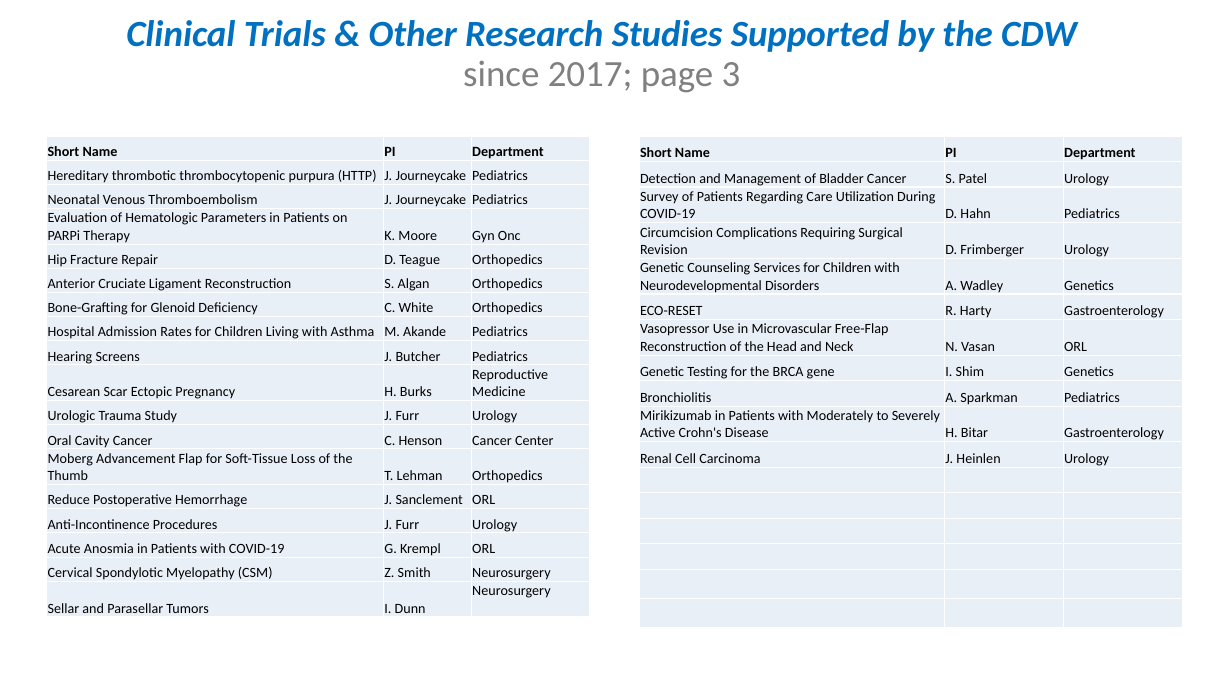
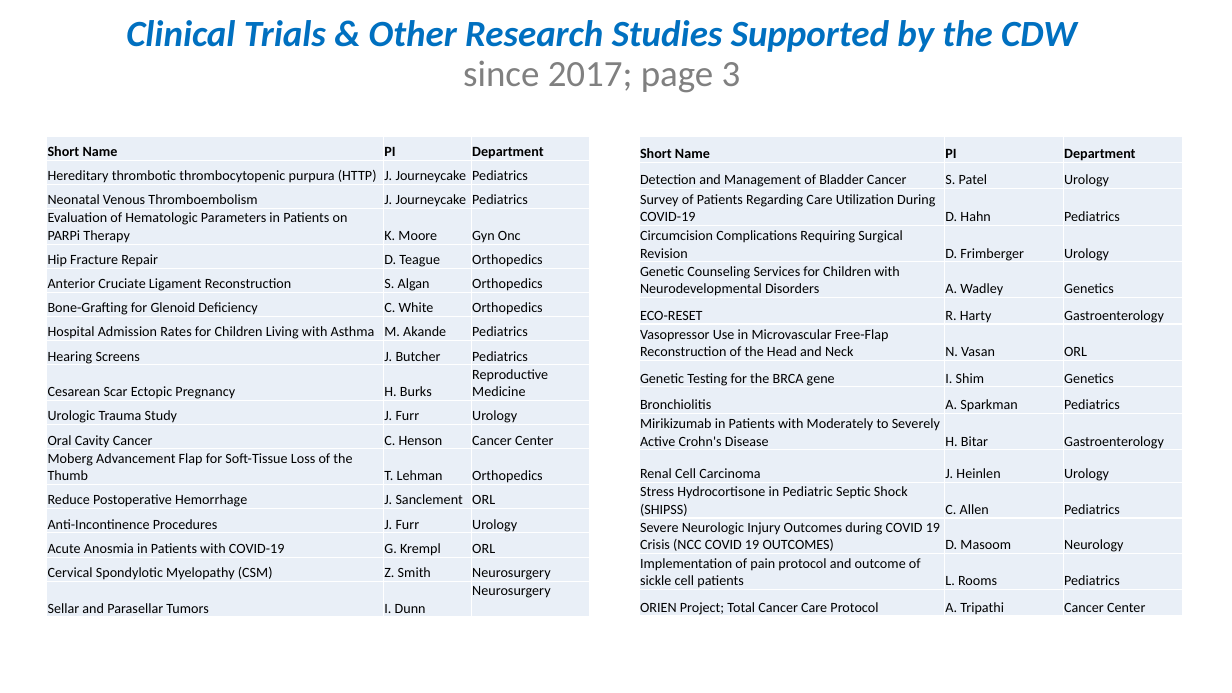
Before and after one commit to OuhscBbmc/prairie-outpost-public, a slide deck: slide 7 of publications/presentation-2020-12-ou-health/cdw-2020-12.pptx. Drawn at 1232x693 pixels with LibreOffice and Linux fonts; fonts in the diff are those of the drawing. Boxes give left, top, right and bottom in pixels: in the first picture for what was removed or moved away, otherwise in the second. Text is boxed around its words. In the diff, an @@ line names an element or a change of style, - is before the commit and + after.

Commit message:
updated project list

```diff
--- a/publications/presentation-2020-12-ou-health/cdw-2020-12.pptx
+++ b/publications/presentation-2020-12-ou-health/cdw-2020-12.pptx
@@ table at (640, 136, 1183, 619) @@
-row 12:  |  | 
-row 13:  |  | 
-row 14:  |  | 
-row 15:  |  | 
-row 16:  |  | 
-row 17:  |  | 
+row 12: Stress Hydrocortisone in Pediatric Septic Shock (SHIPSS) | C. Allen | Pediatrics
+row 13: Severe Neurologic Injury Outcomes during COVID 19 Crisis (NCC COVID 19 OUTCOMES) | D. Masoom | Neurology
+row 14: Implementation of pain protocol and outcome of sickle cell patients | L. Rooms | Pediatrics
+row 15: ORIEN Project; Total Cancer Care Protocol | A. Tripathi | Cancer Center
```
Also in this commit, not shown: 2 slides added.
